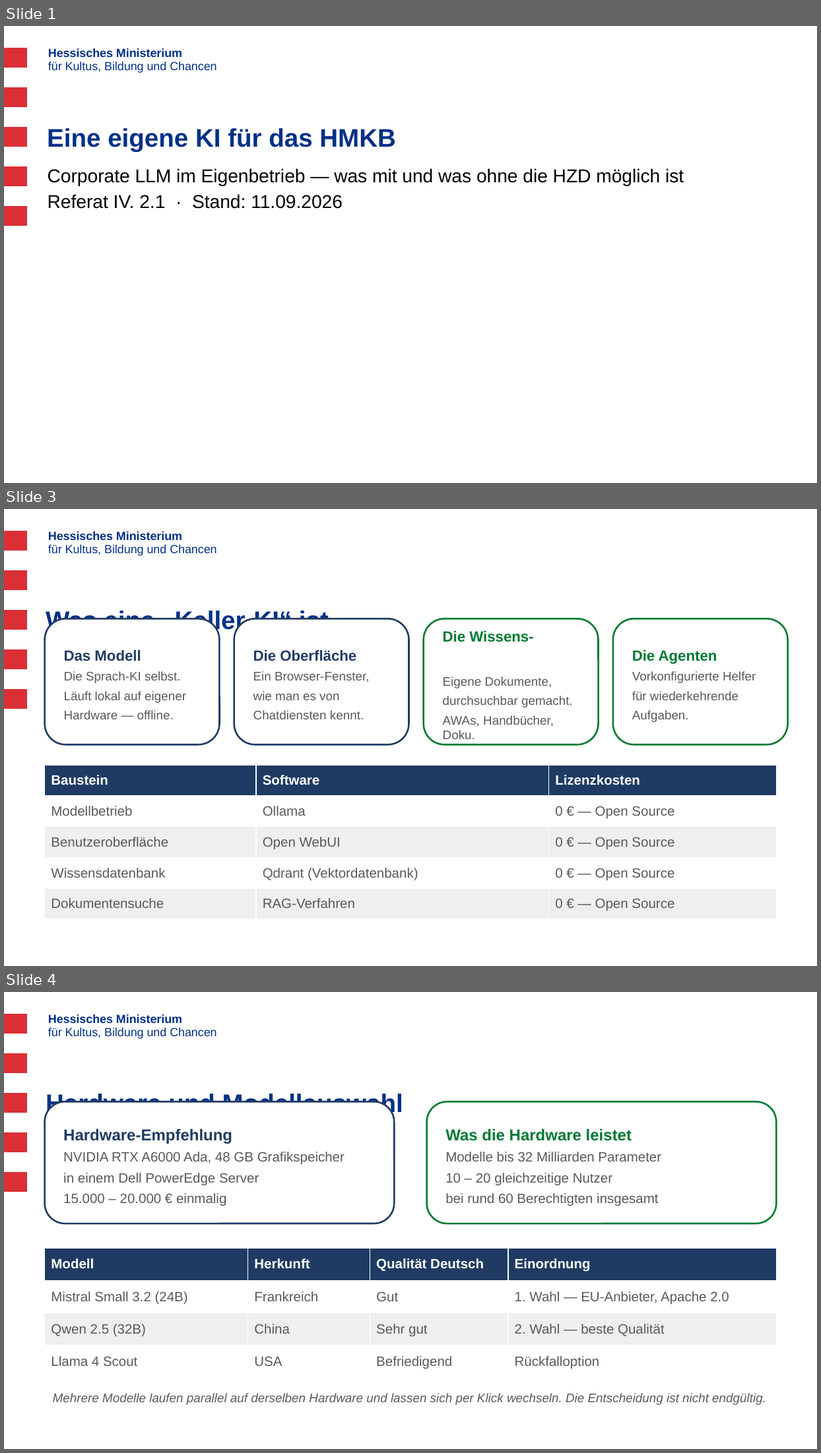
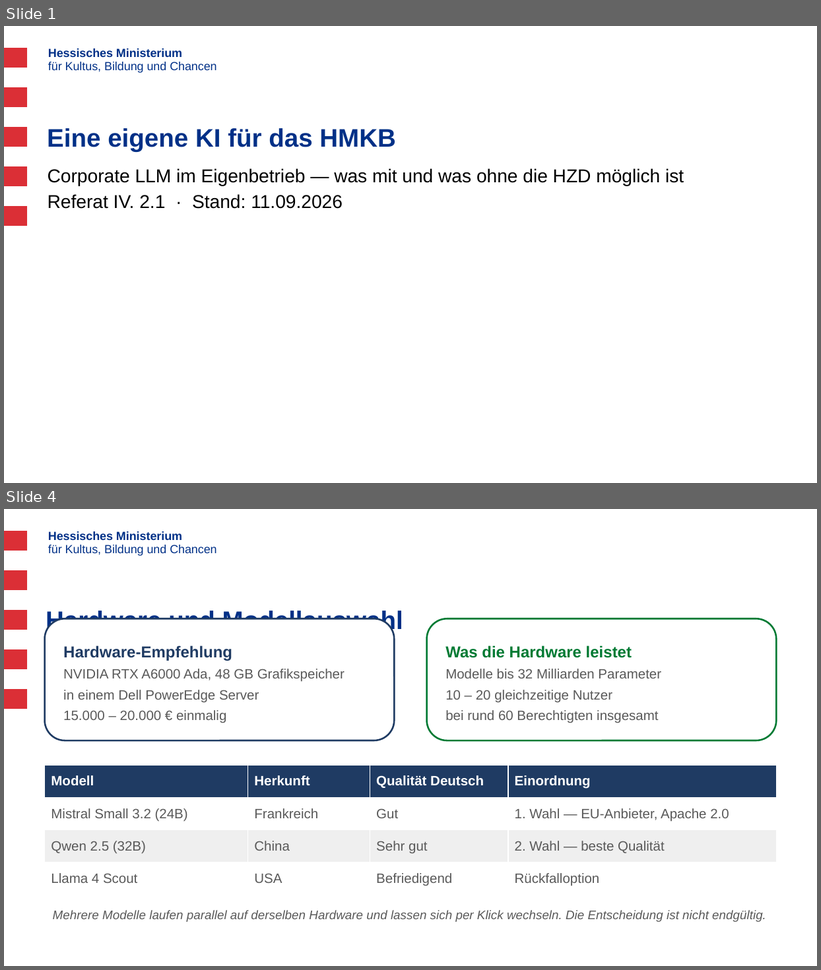
Before and after one commit to Soblissa/ila, a slide deck: Anforderungen an eine Corporate LLM/Corporate_LLM_HMKB_Praesentation.pptx. Shown one above the other, each under a label of ours: slides 1, 3 and 4 before the commit, slides 1 and 4 after it; the slides between them are not shown. The pictures are 821x1453 and 821x970 pixels, drawn with LibreOffice and Linux fonts; fonts in the diff are those of the drawing; background and template pictures are left out. Boxes give left, top, right and bottom in pixels: in the first picture for what was removed or moved away, otherwise in the second. Text is boxed around its words. In the diff, an @@ line names an element or a change of style, - is before the commit and + after.

```diff
--- a/Anforderungen an eine Corporate LLM/Corporate_LLM_HMKB_Praesentation.pptx
+++ b/Anforderungen an eine Corporate LLM/Corporate_LLM_HMKB_Praesentation.pptx
@@ slide 3 removed at [4,509,817,966], background #FFFFFF; not listed: 6 template elements that a slide beside it also shows @@
@@ rounded rectangle removed at [45,619,219,745] @@
-Das Modell
-Die Sprach-KI selbst.
-Läuft lokal auf eigener
-Hardware — offline.
@@ title removed at [46,611,329,634] @@
-Was eine „Keller-KI“ ist
@@ rounded rectangle removed at [234,619,409,745] @@
-Die Oberfläche
-Ein Browser-Fenster,
-wie man es von
-Chatdiensten kennt.
@@ rounded rectangle removed at [424,619,599,745] @@
-Die Wissens-
-datenbank
-Eigene Dokumente,
-durchsuchbar gemacht.
-AWAs, Handbücher, Doku.
@@ rounded rectangle removed at [613,619,788,745] @@
-Die Agenten
-Vorkonfigurierte Helfer
-für wiederkehrende
-Aufgaben.
@@ table removed at [45,765,776,920], 5 rows, 3 columns @@
-Baustein | Software | Lizenzkosten
-Modellbetrieb | Ollama | 0 € — Open Source
-Benutzeroberfläche | Open WebUI | 0 € — Open Source
-Wissensdatenbank | Qdrant (Vektordatenbank) | 0 € — Open Source
-Dokumentensuche | RAG-Verfahren | 0 € — Open Source
```
Also in this commit, not shown: 4 slides changed, 1 slide added, 2 other files.
